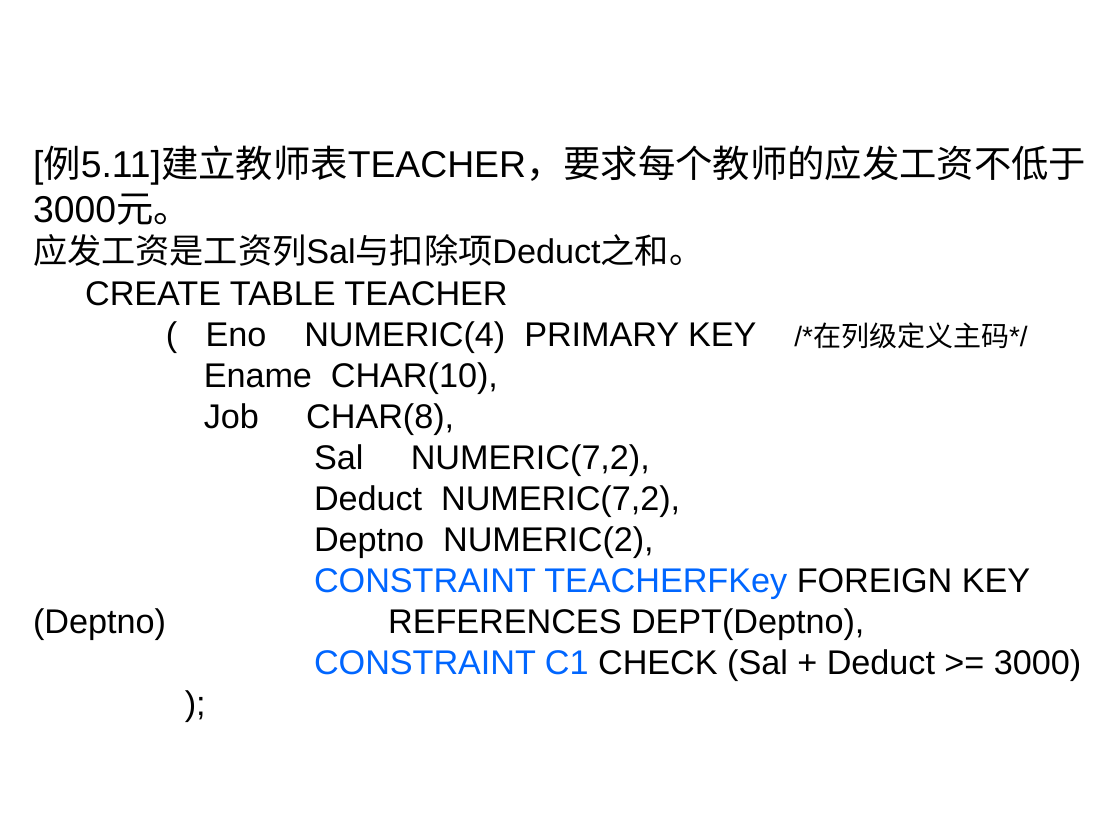
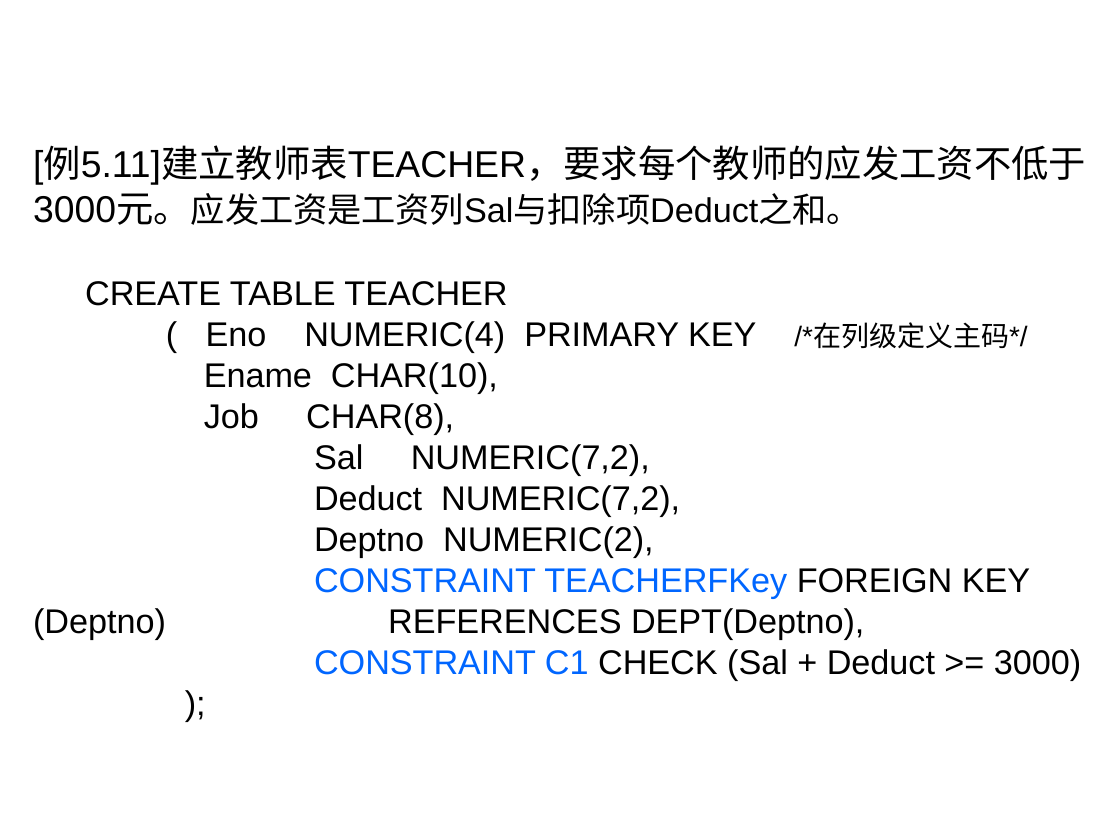
Before and after one commit to HBU/DataBase, a slide deck: slide 34 of PPT/PPT2020/DB第05章.pptx. Drawn at 1120x840 pixels with LibreOffice and Linux fonts; fonts in the diff are those of the drawing; background and template pictures are left out. Boxes give left, top, right and bottom in pixels: in the first picture for what was removed or moved away, otherwise in the second. Text is boxed around its words. In the diff, an @@ line names an element or a change of style, - is before the commit and + after.

```diff
--- a/PPT/PPT2020/DB第05章.pptx
+++ b/PPT/PPT2020/DB第05章.pptx
@@ text at (33, 148, 1086, 225): text changed @@
-[例5.11]建立教师表TEACHER，要求每个教师的应发工资不低于3000元。
-应发工资是工资列Sal与扣除项Deduct之和。
+[例5.11]建立教师表TEACHER，要求每个教师的应发工资不低于3000元。应发工资是工资列Sal与扣除项Deduct之和。
```
Also in this commit, not shown: 8 other slides changed, 3 other files.
